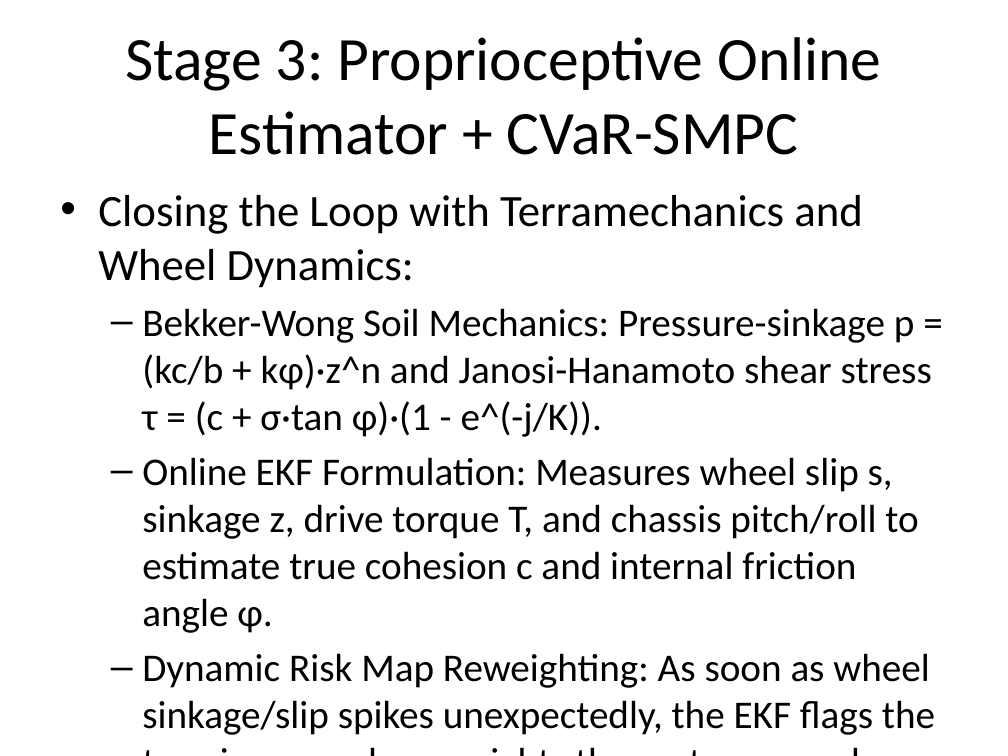
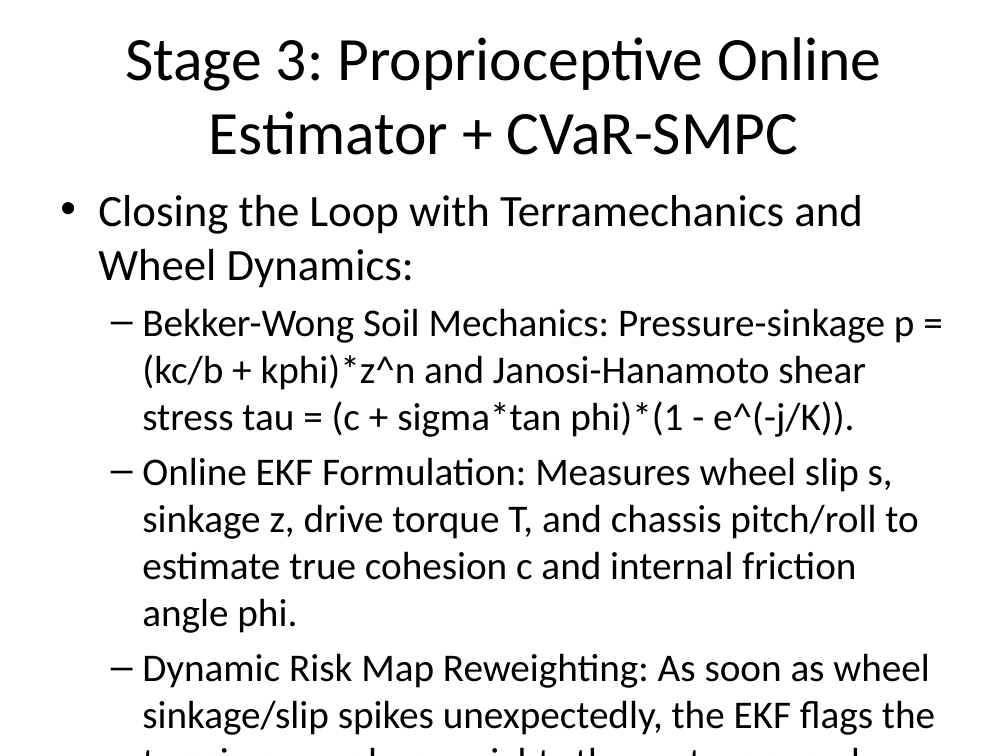
Before and after one commit to k-sushil78569/Terrarisk_EE650_Project, a slide deck: slide 6 of TerraRisk_Final_Presentation.pptx. Drawn at 1008x756 pixels with LibreOffice and Linux fonts; fonts in the diff are those of the drawing. Boxes give left, top, right and bottom in pixels: in the first picture for what was removed or moved away, otherwise in the second. Text is boxed around its words. In the diff, an @@ line names an element or a change of style, - is before the commit and + after.

```diff
--- a/TerraRisk_Final_Presentation.pptx
+++ b/TerraRisk_Final_Presentation.pptx
@@ text at (x1=142, y1=308, x2=918, y2=633): text changed @@
-  – Bekker-Wong Soil Mechanics: Pressure-sinkage p = (kc/b + kφ)·z^n and Janosi-Hanamoto shear stress τ = (c + σ·tan φ)·(1 - e^(-j/K)).
-  – Online EKF Formulation: Measures wheel slip s, sinkage z, drive torque T, and chassis pitch/roll to estimate true cohesion c and internal friction angle φ.
+  – Bekker-Wong Soil Mechanics: Pressure-sinkage p = (kc/b + kphi)*z^n and Janosi-Hanamoto shear stress tau = (c + sigma*tan phi)*(1 - e^(-j/K)).
+  – Online EKF Formulation: Measures wheel slip s, sinkage z, drive torque T, and chassis pitch/roll to estimate true cohesion c and internal friction angle phi.
```
Also in this commit, not shown: 6 other slides changed, 7 slides added, 2 slides removed, 12 other files.
